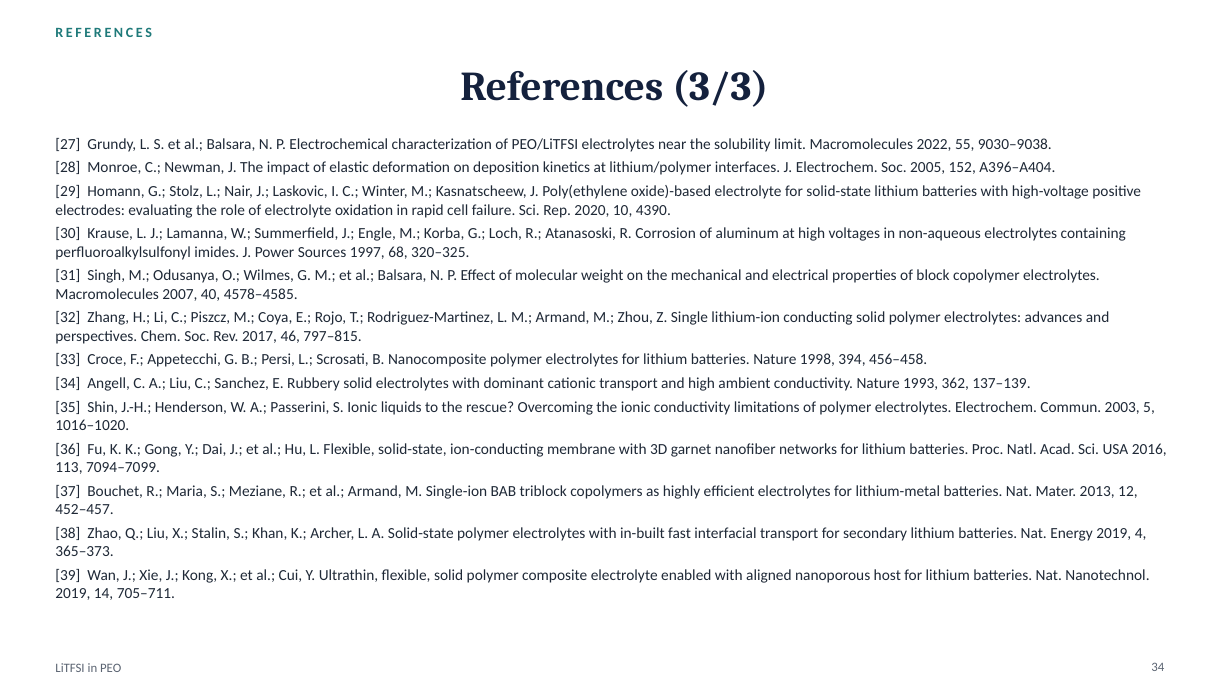
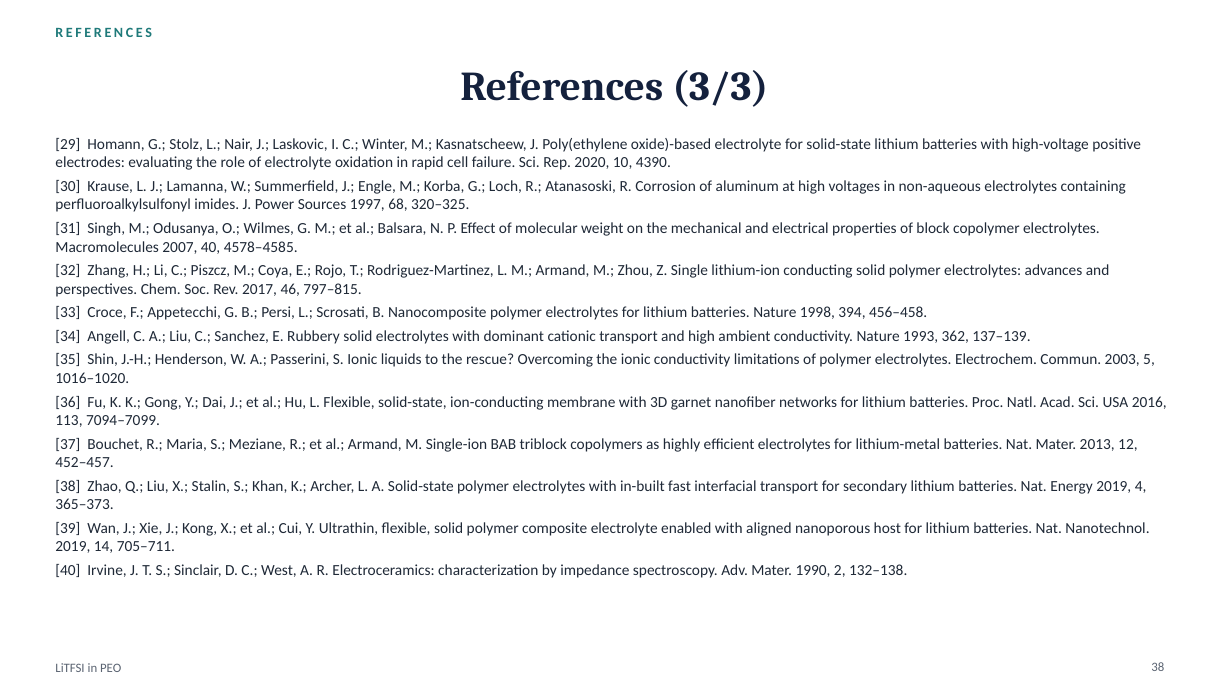
Before and after one commit to zhaoyuw44-lang/Trash, a slide deck: slide 38 of litfsi_peo_ppt/LiTFSI_in_PEO.pptx (slide 34 before the commit). Drawn at 1232x693 pixels with LibreOffice and Linux fonts; fonts in the diff are those of the drawing. Boxes give left, top, right and bottom in pixels: in the first picture for what was removed or moved away, otherwise in the second. Text is boxed around its words. In the diff, an @@ line names an element or a change of style, - is before the commit and + after.

```diff
--- a/litfsi_peo_ppt/LiTFSI_in_PEO.pptx
+++ b/litfsi_peo_ppt/LiTFSI_in_PEO.pptx
@@ text at (55,138,1055,175): paragraphs removed @@
-[27] Grundy, L. S. et al.; Balsara, N. P. Electrochemical characterization of PEO/LiTFSI electrolytes near the solubility limit. Macromolecules 2022, 55, 9030–9038.
-[28] Monroe, C.; Newman, J. The impact of elastic deformation on deposition kinetics at lithium/polymer interfaces. J. Electrochem. Soc. 2005, 152, A396–A404.
@@ text at (55,564,907,578): paragraph added @@
+[40] Irvine, J. T. S.; Sinclair, D. C.; West, A. R. Electroceramics: characterization by impedance spectroscopy. Adv. Mater. 1990, 2, 132–138.
@@ page number at (1151,662,1164,671): text changed @@
-34
+38
```
Also in this commit, not shown: 5 other slides changed, 4 slides added, 8 other files.
